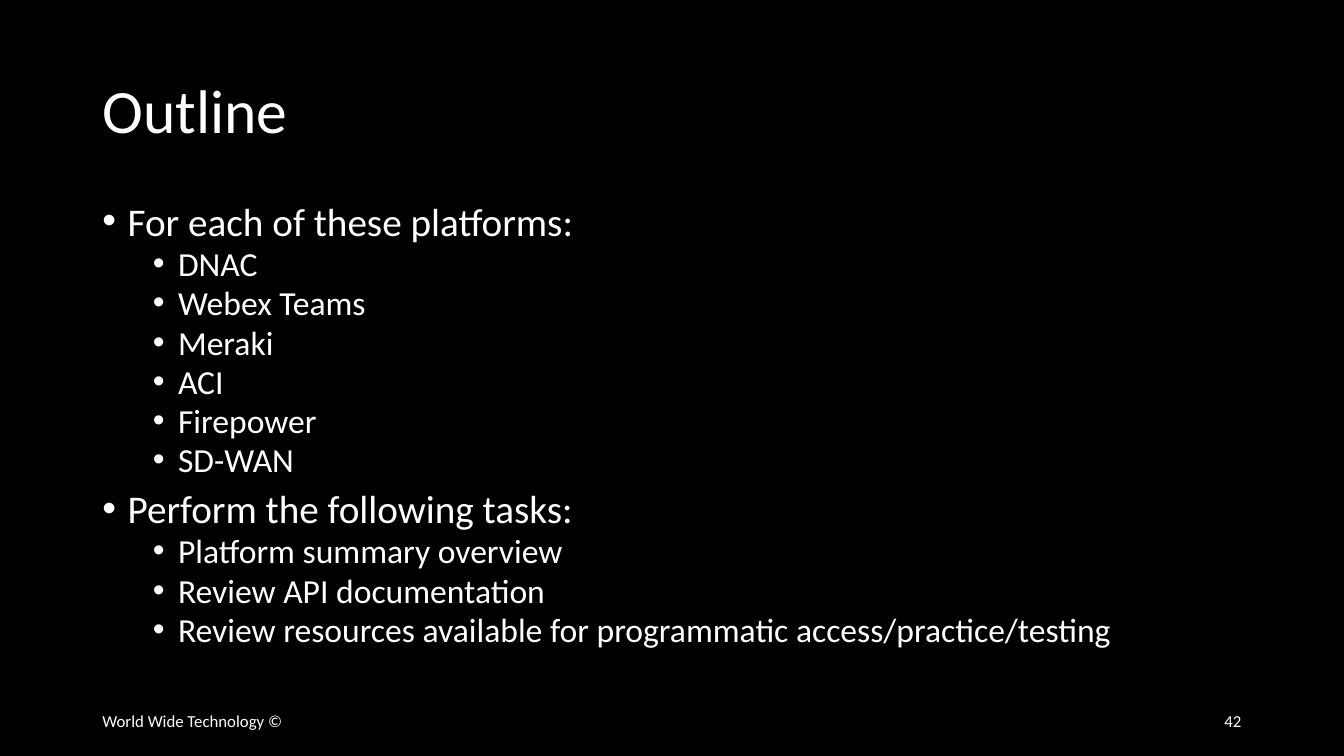
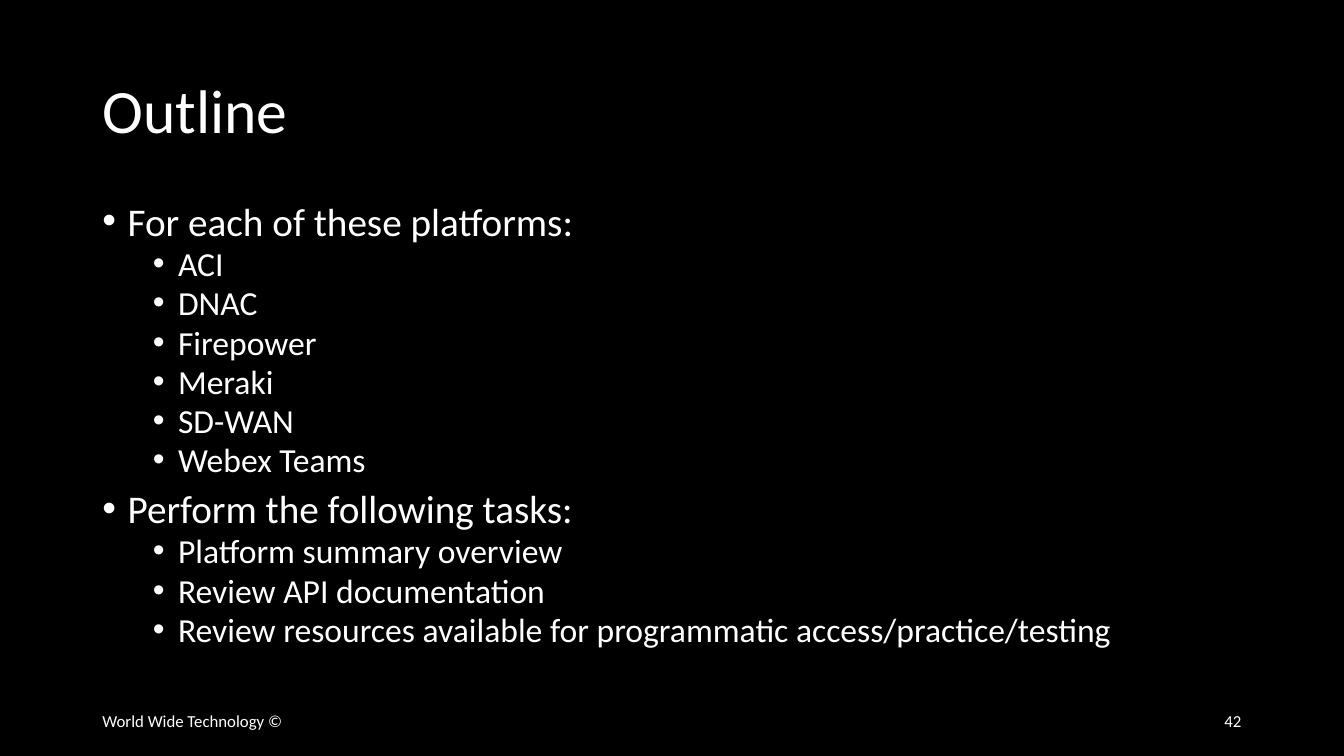
Before and after one commit to wwt/curl-requests-foundations, a slide deck: slide 42 of curl-requests-foundations.pptx. Drawn at 1344x756 pixels with LibreOffice and Linux fonts; fonts in the diff are those of the drawing. Boxes give left, top, right and bottom in pixels: in the first picture for what was removed or moved away, otherwise in the second. Text is boxed around its words. In the diff, an @@ line names an element or a change of style, - is before the commit and + after.

```diff
--- a/curl-requests-foundations.pptx
+++ b/curl-requests-foundations.pptx
@@ text at <box>178,254,224,277</box>: paragraph added @@
+  • ACI
@@ text at <box>178,332,316,434</box>: paragraphs added @@
+  • Firepower
+  • Meraki
+  • SD-WAN
@@ text at <box>178,331,316,473</box>: paragraphs removed @@
-  • Meraki
-  • ACI
-  • Firepower
-  • SD-WAN
```
Also in this commit, not shown: 3 slides added.
